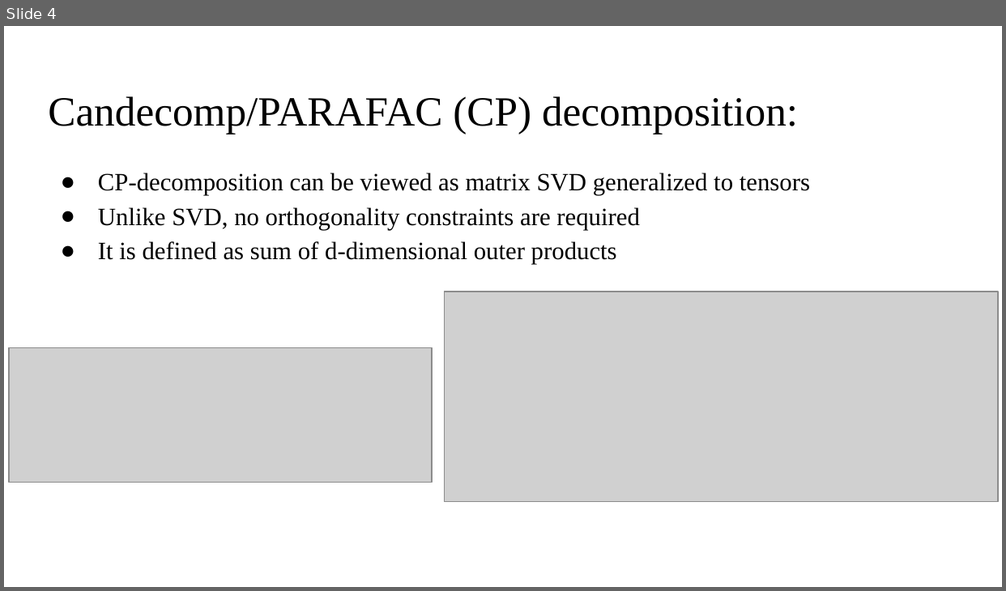
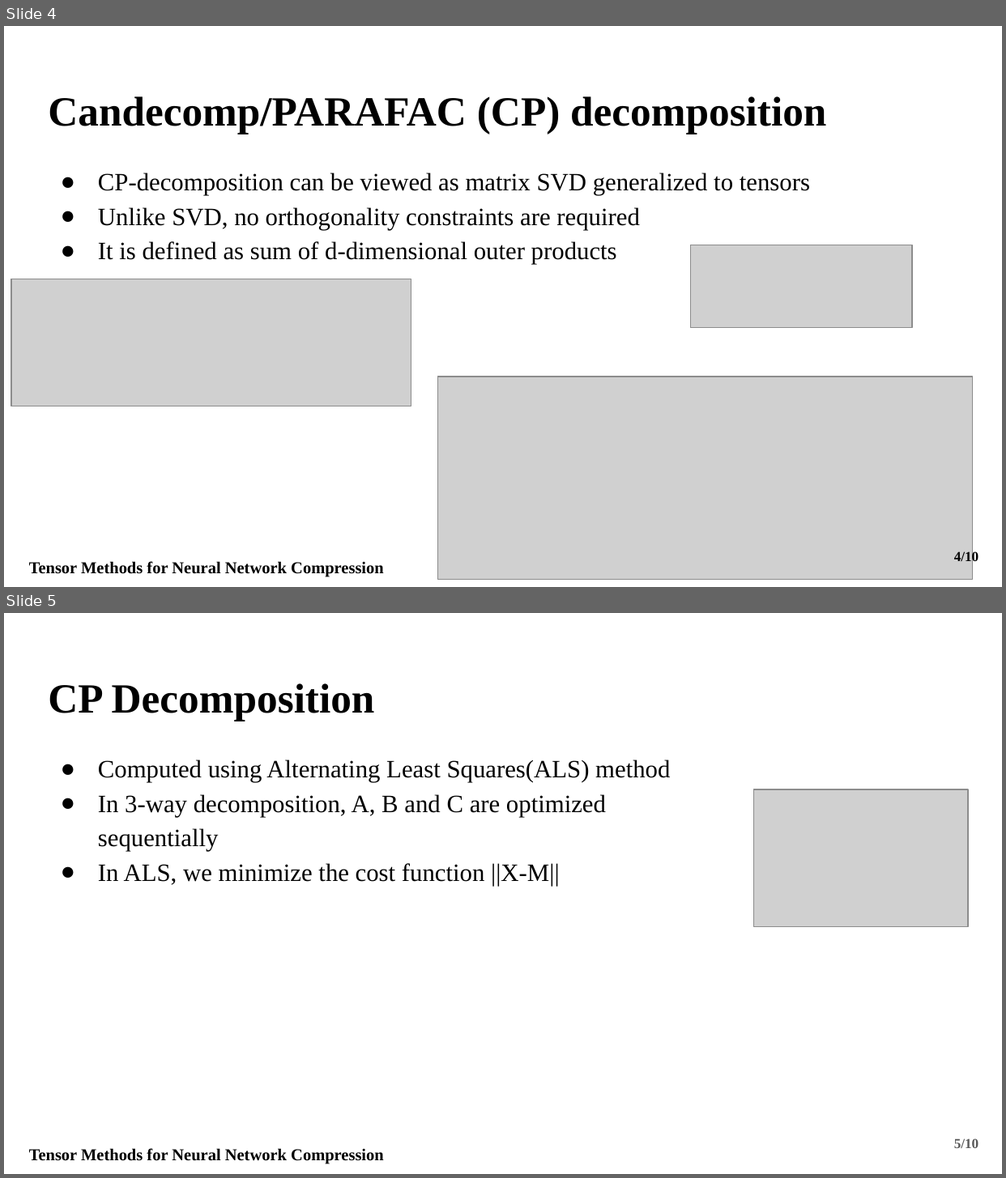
Before and after one commit to Fraunhofer-SCAI/canonical-cnn, a slide deck: Presentation/Fraunhofer_Presentation.pptx. Shown one above the other, each under a label of ours: slide 4 before the commit, slides 4 and 5 after it. The pictures are 1006x591 and 1006x1178 pixels, drawn with LibreOffice and Linux fonts; fonts in the diff are those of the drawing; grey boxes stand for pictures. Boxes give left, top, right and bottom in pixels: in the first picture for what was removed or moved away, otherwise in the second. Text is boxed around its words. In the diff, an @@ line names an element or a change of style, - is before the commit and + after.

```diff
--- a/Presentation/Fraunhofer_Presentation.pptx
+++ b/Presentation/Fraunhofer_Presentation.pptx
@@ slide 5 added at [4,613,1002,1174], background #FFFFFF @@
@@ title added at [48,683,375,722], 30 pt, text #000000, bold @@
+CP Decomposition
@@ text added at [98,760,670,886], 18 pt, text #000000 @@
+● Computed using Alternating Least Squares(ALS) method
+● In 3-way decomposition, A, B and C are optimized sequentially
+● In ALS, we minimize the cost function ||X-M||
@@ picture added at [754,790,968,926] @@
@@ page number added at [954,1139,978,1148], 10 pt, text #595959, bold @@
+5/10
@@ text added at [29,1148,384,1165], 12 pt, text #000000, bold @@
+Tensor Methods for Neural Network Compression
@@ slide 4 changed as well @@
@@ title at [48,96,826,135]: text changed; bold on @@
-Candecomp/PARAFAC (CP) decomposition:
+Candecomp/PARAFAC (CP) decomposition
@@ picture added at [691,246,912,328] @@
@@ picture: place and size @@
-picture at [9,348,432,483]
+picture at [11,280,411,406]
@@ picture: place and size @@
-picture at [444,292,998,502]
+picture at [438,378,973,580]
@@ page number added at [954,550,978,565], 10 pt, text #000000, bold @@
+4/10
@@ text added at [29,561,384,578], 12 pt, text #000000, bold @@
+Tensor Methods for Neural Network Compression
```
Also in this commit, not shown: 3 other slides changed, 5 other slides added, 1 other file.
